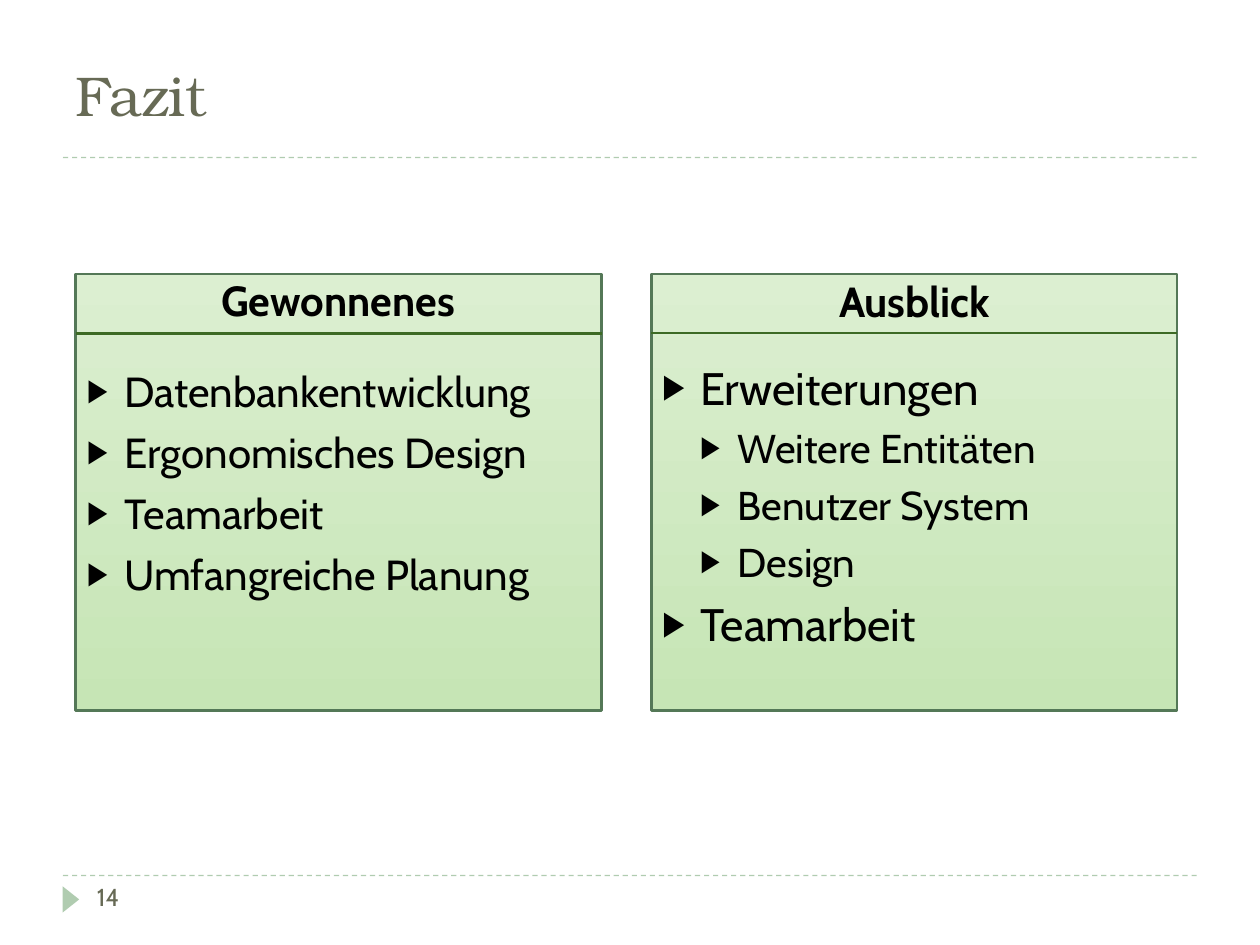
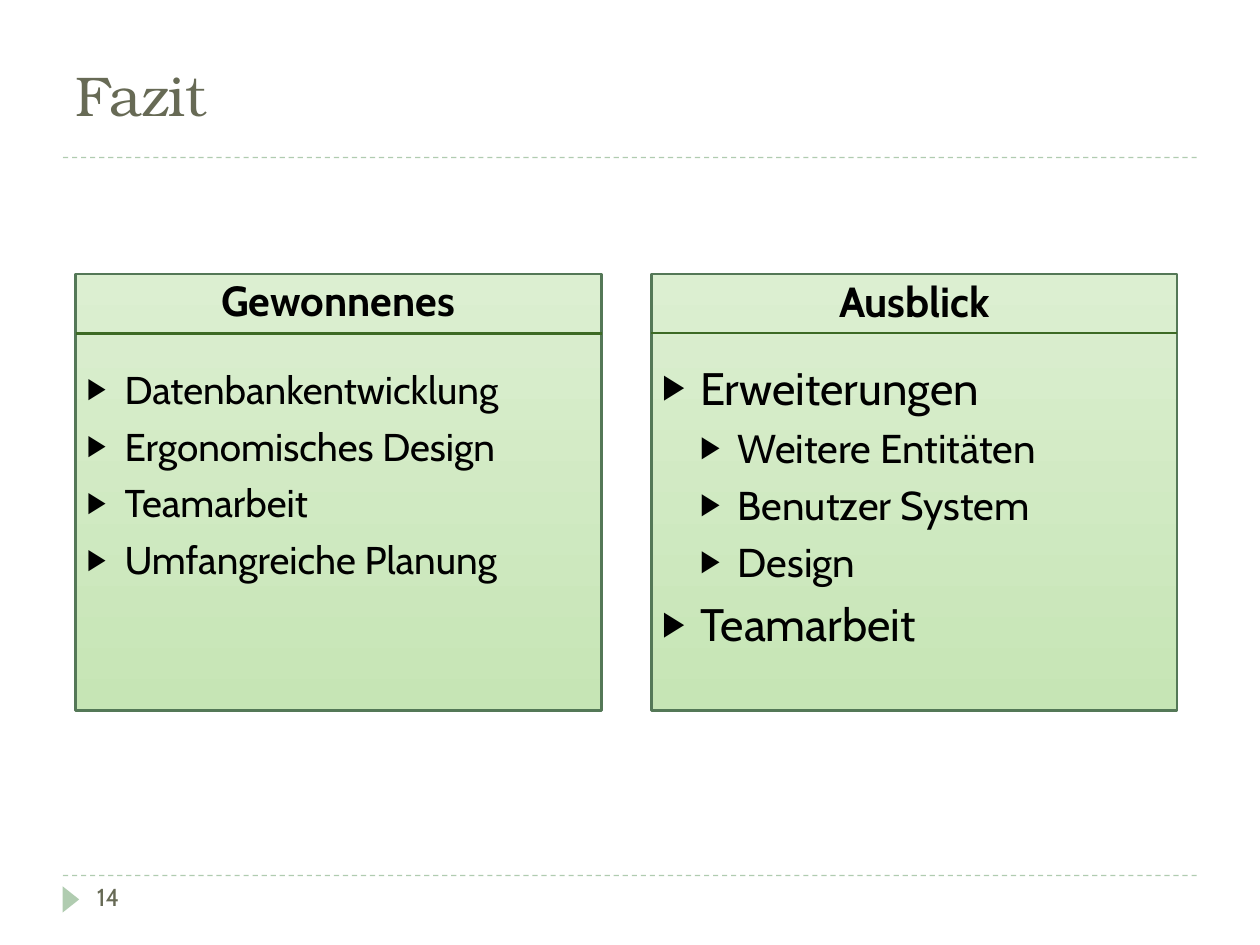
Before and after one commit to DarksideCode/Inventory-Management-System, a slide deck: slide 15 of Doku/Präsentation.pptx. Drawn at 1260x945 pixels with LibreOffice and Linux fonts; fonts in the diff are those of the drawing. Boxes give left, top, right and bottom in pixels: in the first picture for what was removed or moved away, otherwise in the second. Text is boxed around its words. In the diff, an @@ line names an element or a change of style, - is before the commit and + after.

```diff
--- a/Doku/Präsentation.pptx
+++ b/Doku/Präsentation.pptx
@@ text "Datenbankentwicklung" at (125,375,499,584): size 24.1 to 22.1 pt @@
```
Also in this commit, not shown: 5 other slides changed, 1 other file.
